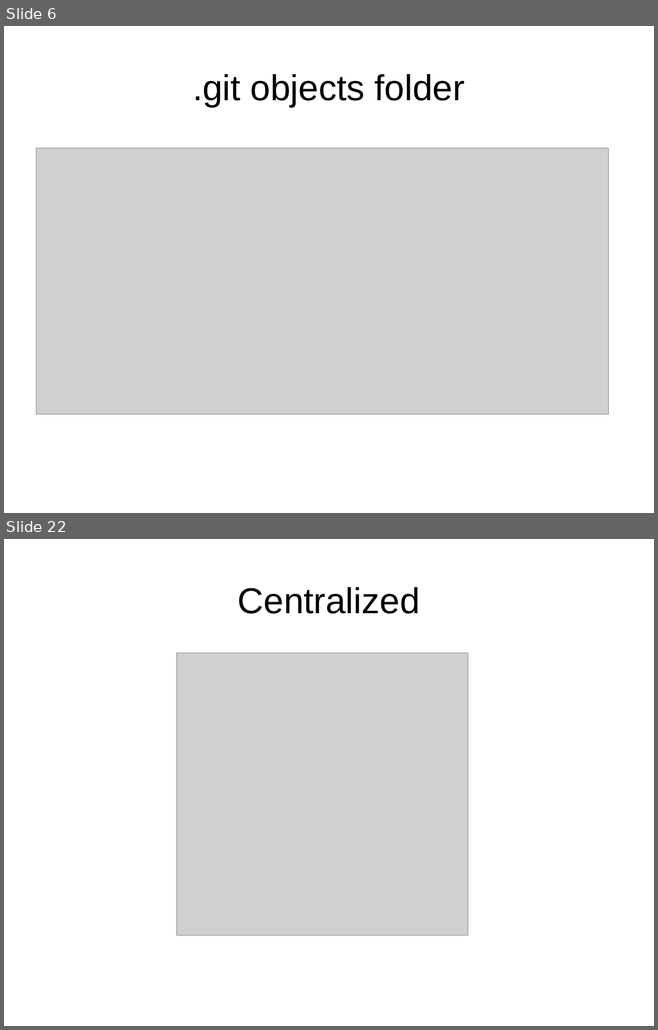
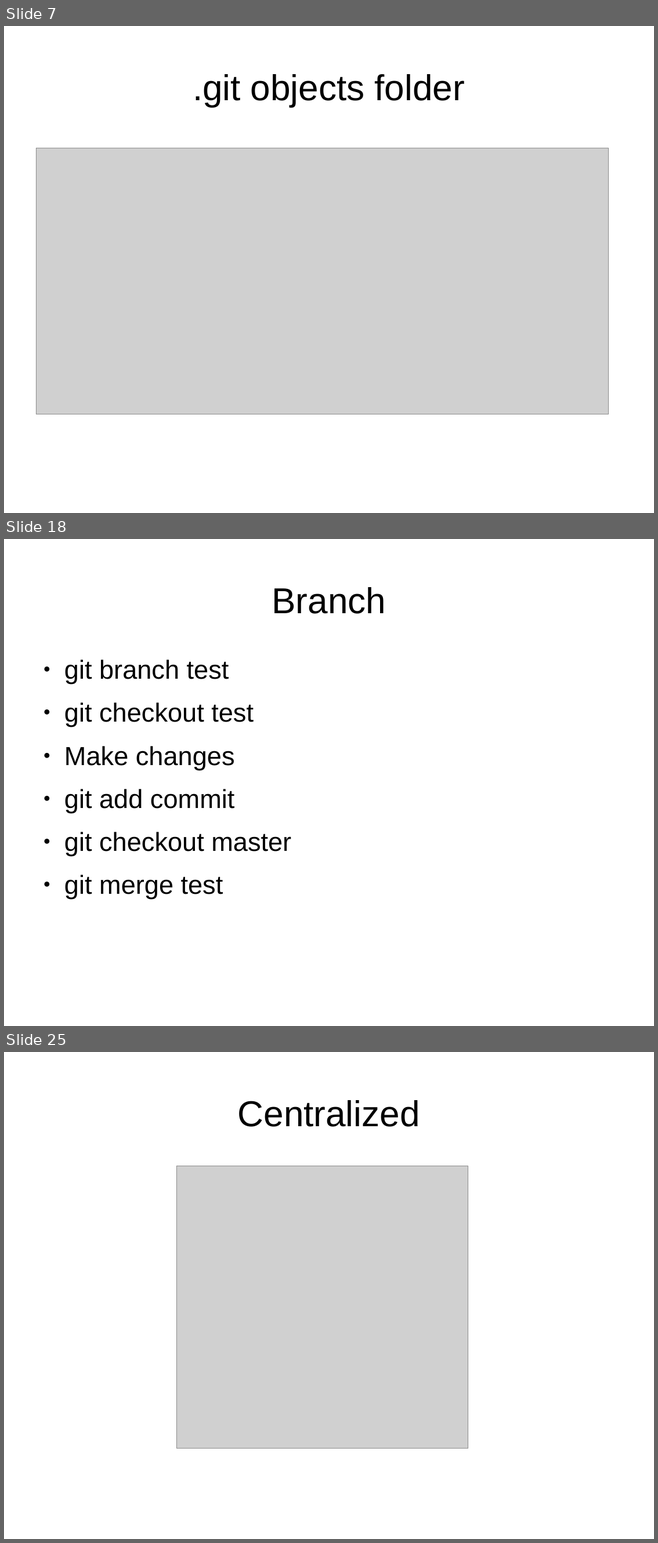
Before and after one commit to aminhjz-old/learngitthehardway, a slide deck: learngitthehardway.odp. Shown one above the other, each under a label of ours: slides 6 and 22 before the commit, slides 7, 18 and 25 after it; the slides between them are not shown. The pictures are 658x1030 and 658x1543 pixels, drawn with LibreOffice and Linux fonts; fonts in the diff are those of the drawing; grey boxes stand for pictures. Boxes give left, top, right and bottom in pixels: in the first picture for what was removed or moved away, otherwise in the second. Text is boxed around its words. In the diff, an @@ line names an element or a change of style, - is before the commit and + after.

```diff
--- a/learngitthehardway.odp
+++ b/learngitthehardway.odp
@@ slide 18 added at box(4, 539, 654, 1026), background #FFFFFF @@
@@ title added at box(271, 587, 386, 614), 44 pt, text #000000 @@
+Branch
@@ text added at box(64, 660, 291, 899), 32 pt, text #000000 @@
+● git branch test
+● git checkout test
+● Make changes
+● git add commit
+● git checkout master
+● git merge test
@@ what was slide 6 is now slide 7 @@
@@ what was slide 22 is now slide 25 @@
```
Also in this commit, not shown: 5 slides changed, 2 other slides added, 1 other file.
